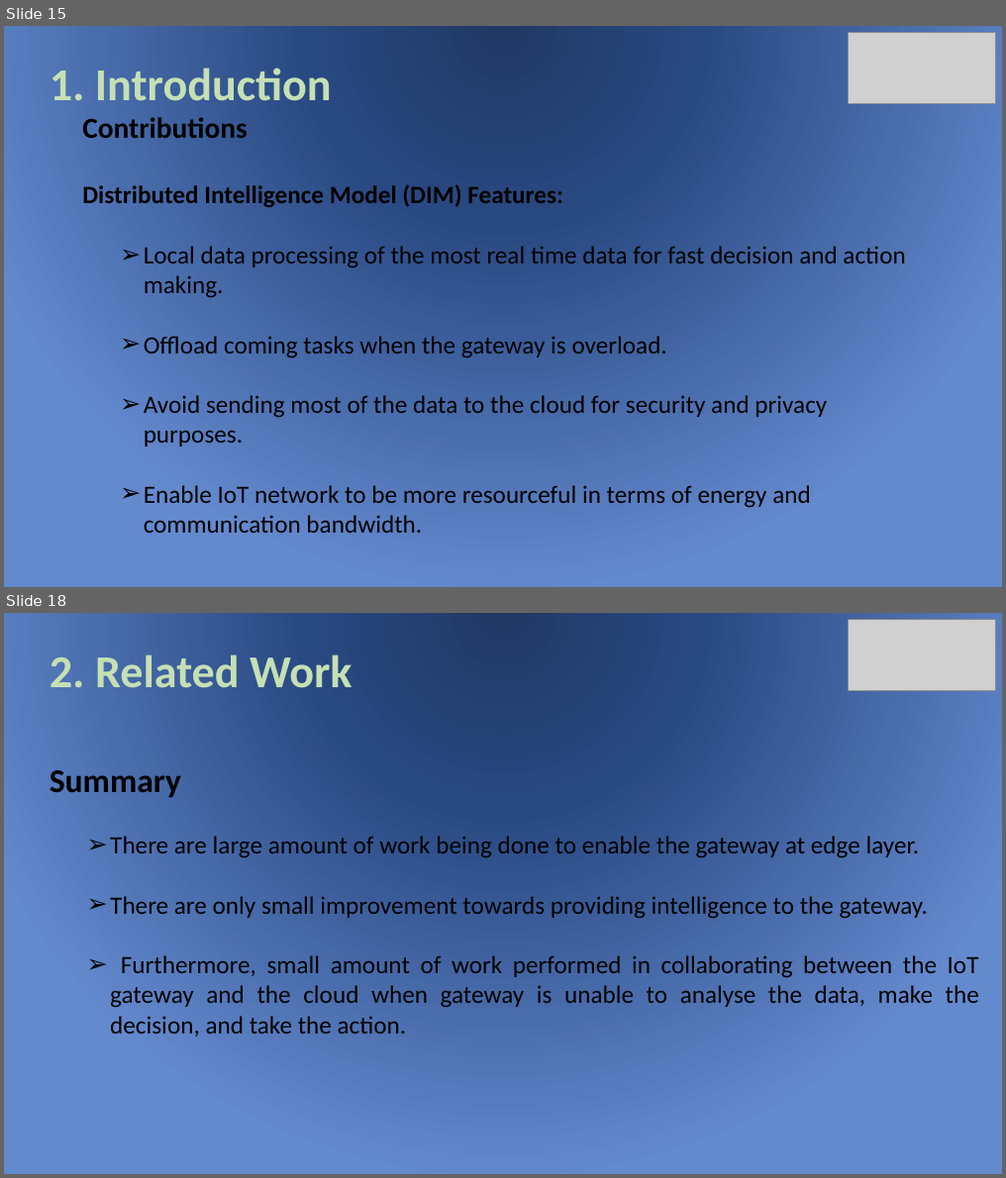
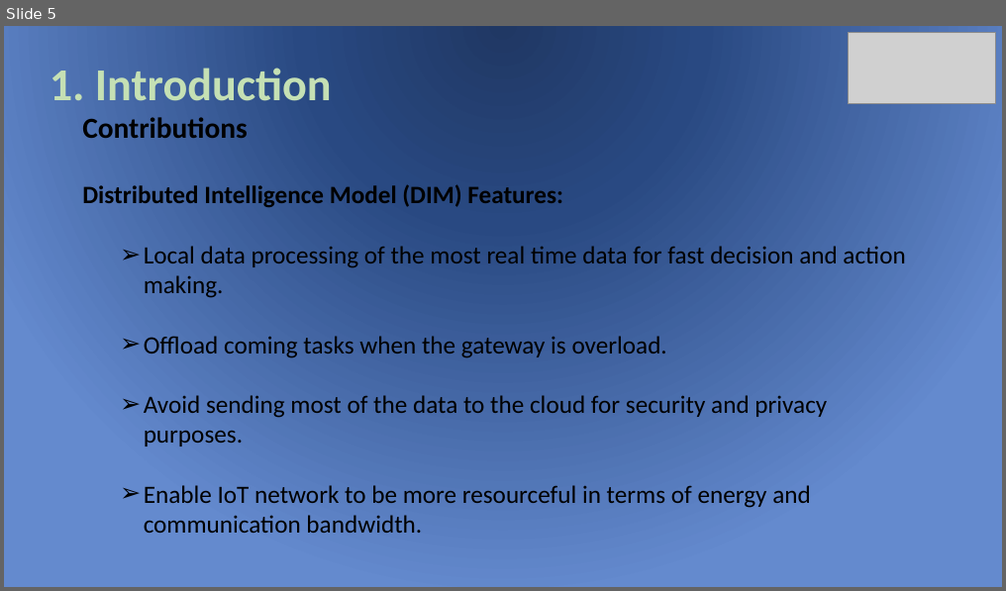
Before and after one commit to baharababah/DIM, a slide deck: DIM_Presentation.pptx. Shown one above the other, each under a label of ours: slides 15 and 18 before the commit, slide 5 after it; the slides between them are not shown. The pictures are 1006x1178 and 1006x591 pixels, drawn with LibreOffice and Linux fonts; fonts in the diff are those of the drawing; grey boxes stand for pictures. Boxes give left, top, right and bottom in pixels: in the first picture for what was removed or moved away, otherwise in the second. Text is boxed around its words. In the diff, an @@ line names an element or a change of style, - is before the commit and + after.

```diff
--- a/DIM_Presentation.pptx
+++ b/DIM_Presentation.pptx
@@ slide 18 removed at (4,613,1002,1174), background gradient #203864 to #294982 to #648ACE @@
@@ picture removed at (847,619,996,690) @@
@@ text removed at (50,655,351,688) @@
-2. Related Work
@@ text removed at (50,770,979,1037) @@
-Summary
-  ➢ There are large amount of work being done to enable the gateway at edge layer.
-  ➢ There are only small improvement towards providing intelligence to the gateway.
-  ➢ Furthermore, small amount of work performed in collaborating between the IoT gateway and the cloud when gateway is unable to analyse the data, make the decision, and take the action.
@@ what was slide 15 is now slide 5 @@
```
Also in this commit, not shown: 50 slides changed, 12 other slides removed, 55 other files.
